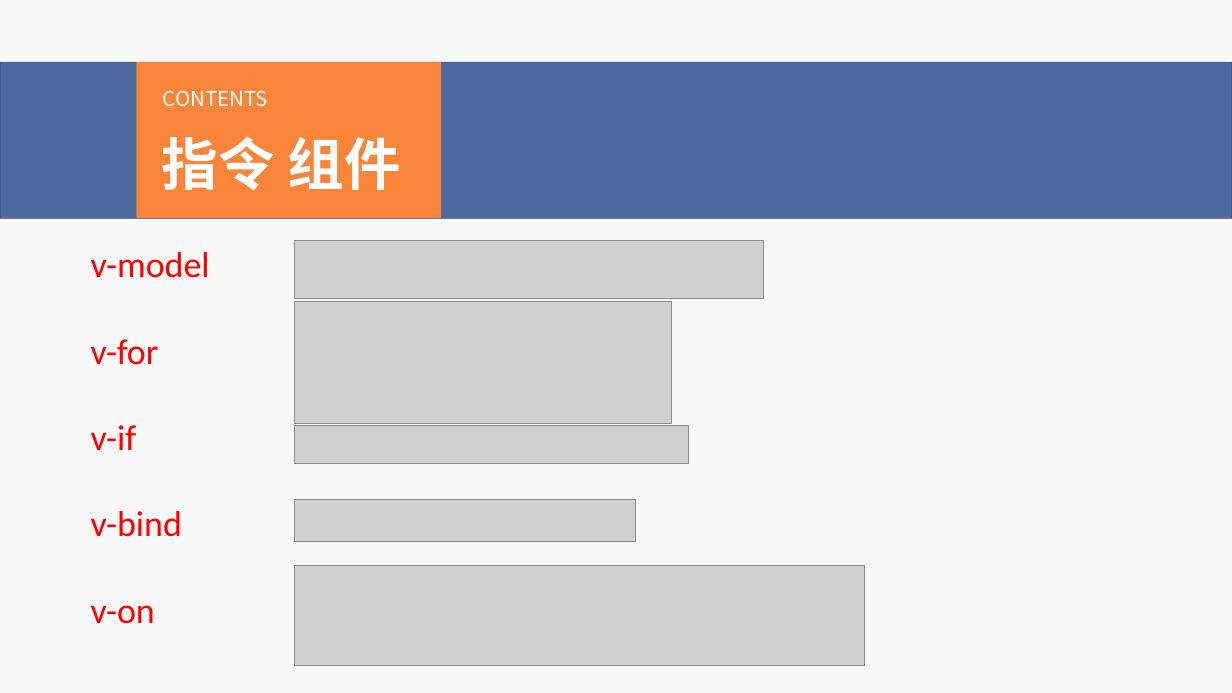
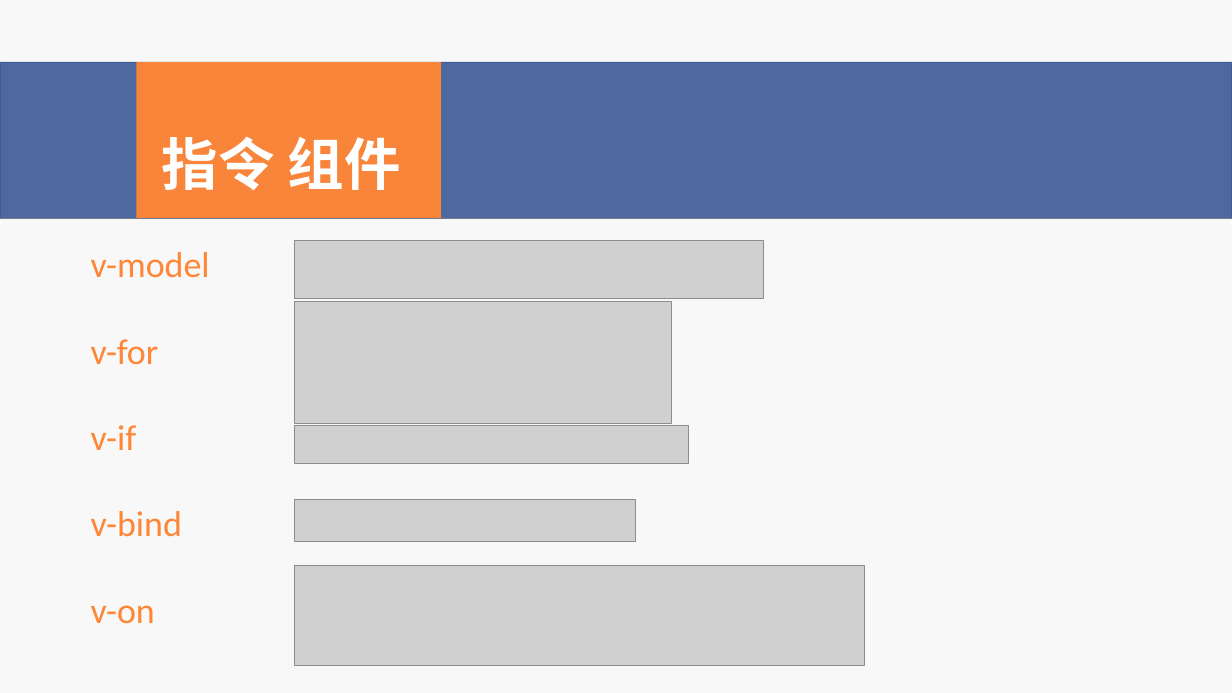
Before and after one commit to wzy4072/Vue_Jeecg_Demo, a slide deck: slide 8 of Vue基础.pptx. Drawn at 1232x693 pixels with LibreOffice and Linux fonts; fonts in the diff are those of the drawing; grey boxes stand for pictures. Boxes give left, top, right and bottom in pixels: in the first picture for what was removed or moved away, otherwise in the second. Text is boxed around its words. In the diff, an @@ line names an element or a change of style, - is before the commit and + after.

```diff
--- a/Vue基础.pptx
+++ b/Vue基础.pptx
@@ text removed at <box>163,90,268,107</box> @@
-CONTENTS
@@ text "v-model" at <box>91,252,210,624</box>: text colour #FF0000 to #FE8637 @@
```
Also in this commit, not shown: 13 other slides changed, 1 slide added, 2 slides removed, 15 other files.
